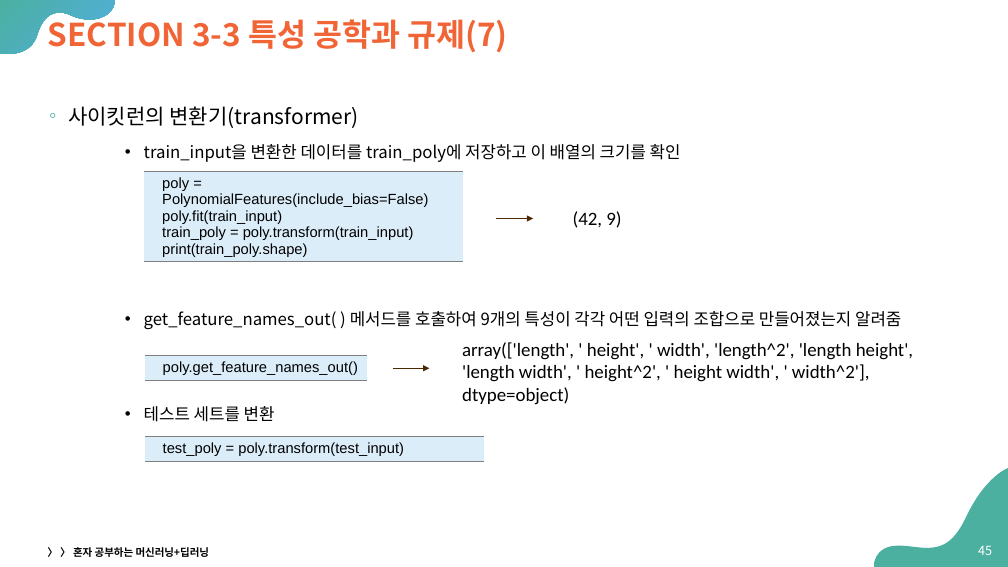
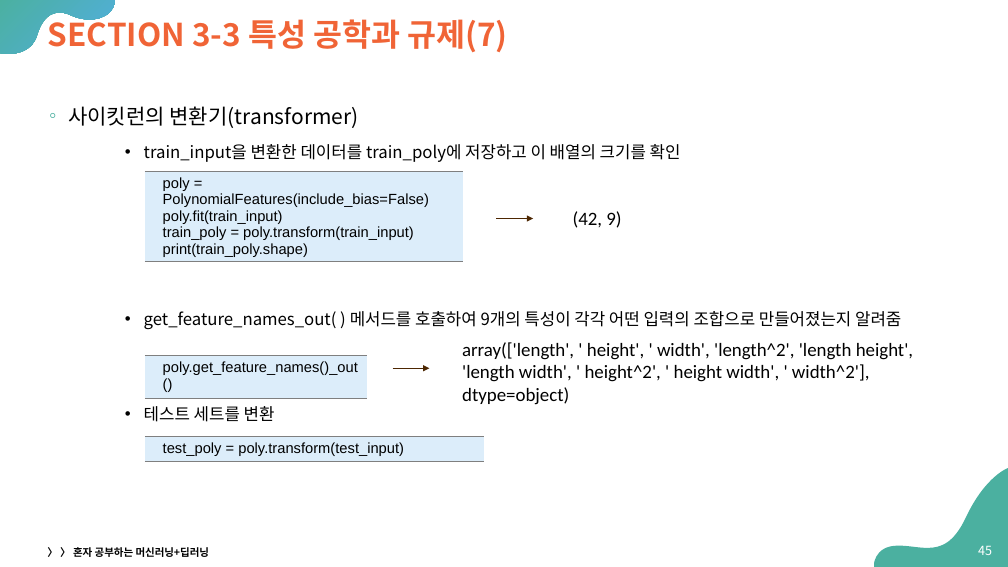
Before and after one commit to Sangdon-Park/Sangdon-Park.github.io, a slide deck: slide 45 of data/인공지능/03-회귀 알고리즘과 모델 규제.pptx. Drawn at 1008x567 pixels with LibreOffice and Linux fonts; fonts in the diff are those of the drawing. Boxes give left, top, right and bottom in pixels: in the first picture for what was removed or moved away, otherwise in the second. Text is boxed around its words. In the diff, an @@ line names an element or a change of style, - is before the commit and + after.

```diff
--- a/data/인공지능/03-회귀 알고리즘과 모델 규제.pptx
+++ b/data/인공지능/03-회귀 알고리즘과 모델 규제.pptx
@@ table resized from (x1=144, y1=172, x2=464, y2=261) to (x1=145, y1=172, x2=464, y2=420) @@
@@ table at (x1=145, y1=355, x2=368, y2=567) @@
-row 1, column 1: poly.get_feature_names_out()
+row 1, column 1: poly.get_feature_names()_out()
```
Also in this commit, not shown: 15 other slides changed, 5 other files.
